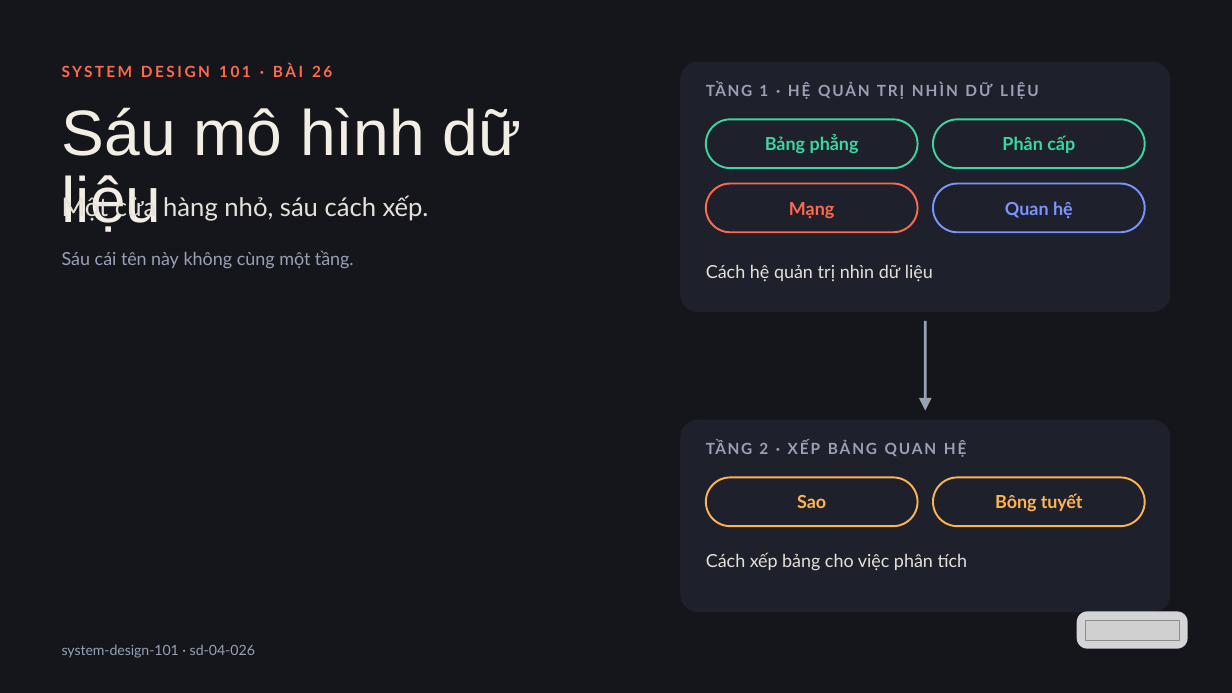
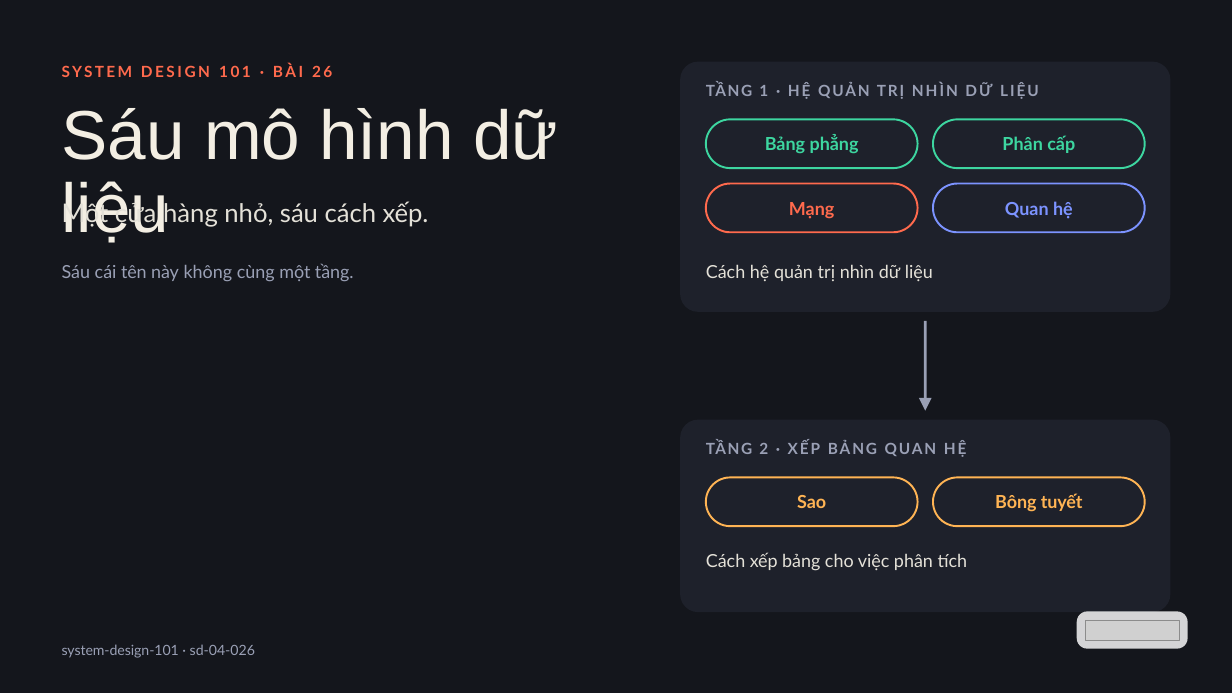
Before and after one commit to vohoailinh90/tool-marketing-studio, a slide deck: slide 1 of system-design-101/vi/lessons/sd-04-026/slides/sd-04-026.pptx. Drawn at 1232x693 pixels with LibreOffice and Linux fonts; fonts in the diff are those of the drawing; grey boxes stand for pictures. Boxes give left, top, right and bottom in pixels: in the first picture for what was removed or moved away, otherwise in the second. Text is boxed around its words. In the diff, an @@ line names an element or a change of style, - is before the commit and + after.

```diff
--- a/system-design-101/vi/lessons/sd-04-026/slides/sd-04-026.pptx
+++ b/system-design-101/vi/lessons/sd-04-026/slides/sd-04-026.pptx
@@ text "Sáu mô hình dữ liệu" at bbox=[62, 108, 558, 243]: size 75 to 81 pt; letter spacing -0.1 to -0.2 pt in "hình"; letter spacing 0.1 to 0 pt in "liệu"; line spacing 78.8pt to 85pt @@
@@ text "Một cửa hàng nhỏ, sáu ...": place and size @@
-text "Một cửa hàng nhỏ, sáu ..." at bbox=[62, 194, 429, 221]
+text "Một cửa hàng nhỏ, sáu ..." at bbox=[62, 200, 429, 227]
@@ text "Sáu cái tên này không ...": place and size @@
-text "Sáu cái tên này không ..." at bbox=[62, 250, 354, 268]
+text "Sáu cái tên này không ..." at bbox=[62, 263, 354, 281]
```
Also in this commit, not shown: 2 other slides changed, 4 other files.
